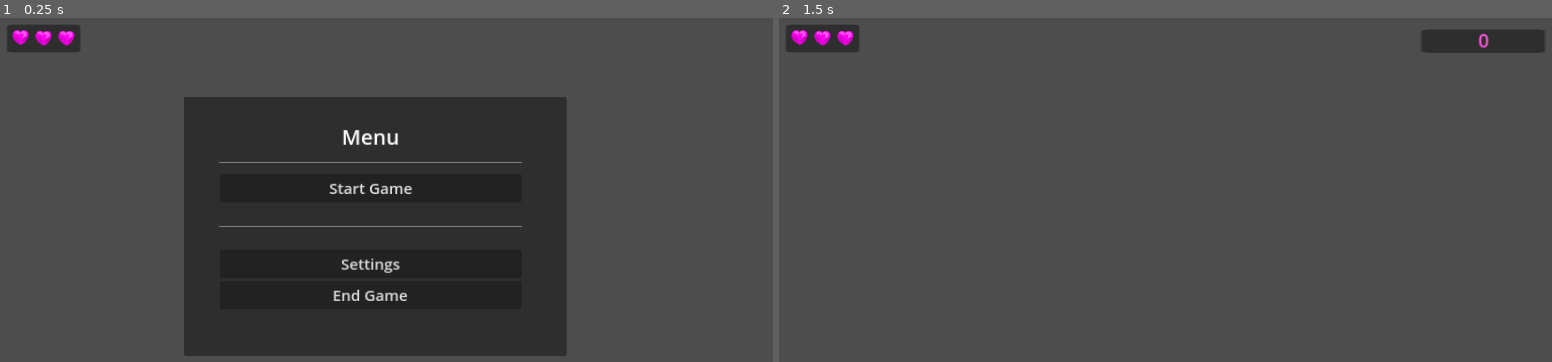
Above: before the commit, frames 1-2 (left to right).
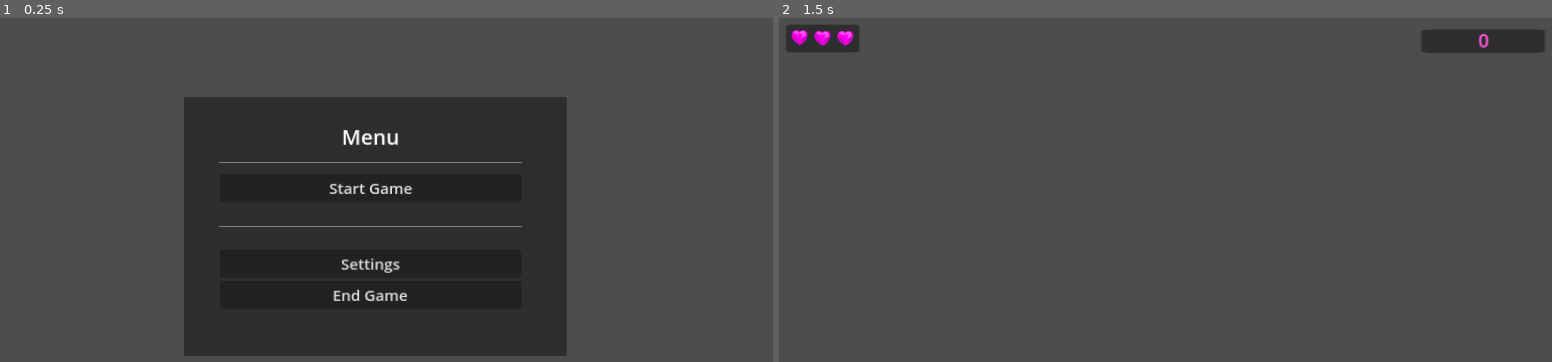
Above: after the commit, the same moments.

Repository: zino212/godot-game-creation
Game: Godot game, scene res://hud.tscn
Same seed, same stepped clock (60 frames per second), same inputs: the game is played once before the commit and once after it. This scene is started directly instead of the project's main scene.
Inputs:
- Up to frame 1 (0.25 s): no input
- Up to frame 2 (1.5 s): click "Start Game" at 0.5 s; tap Enter at 1.25 s; hold Right (move_right) from 1.28 s (still down)

The runs differ from the first frame. In frame 1, 0.7% of the frame differs, in the area x 0-11%, y 2-10%; in frame 2, nothing differs.

Commit message:
Make countdown better and give labels background

Diff:
--- a/hud.tscn
+++ b/hud.tscn
@@ -9,6 +9,15 @@
 script = ExtResource("1_brd2m")
 
 [node name="Health Bar" parent="." instance=ExtResource("2_u18ck")]
+visible = false
+
+[node name="Panel" type="Panel" parent="Health Bar"]
+show_behind_parent = true
+offset_left = -51.0
+offset_top = -21.0
+offset_right = -11.0
+offset_bottom = 19.0
+scale = Vector2(2.64, 1)
 
 [node name="Panel" type="Panel" parent="Health Bar"]
 show_behind_parent = true
